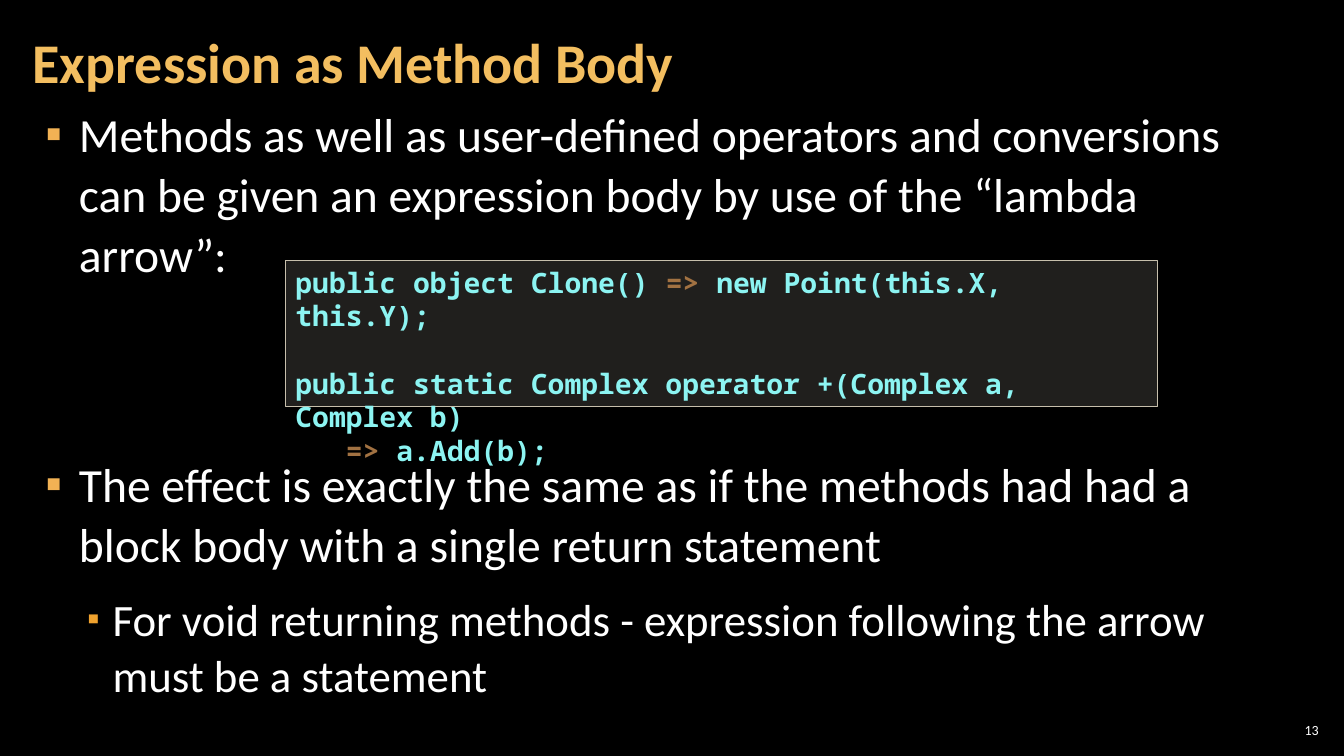
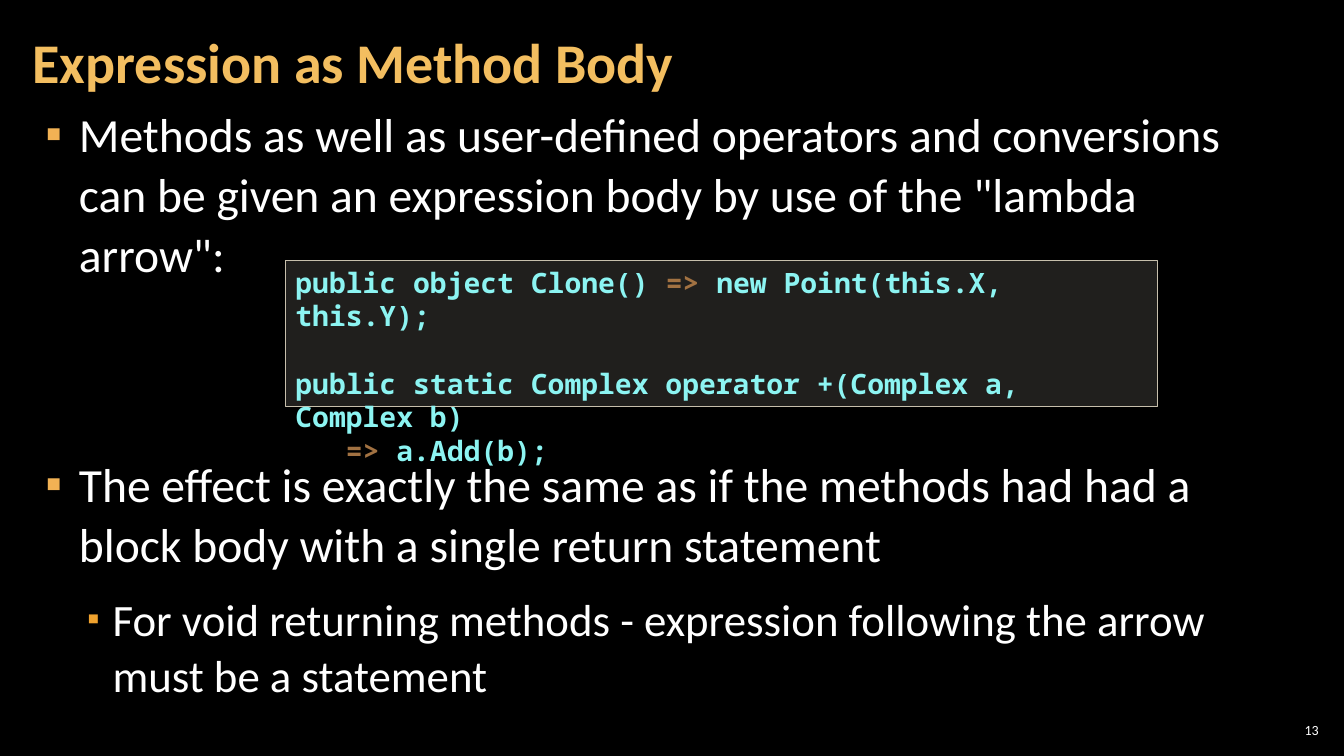
Before and after one commit to NikolayIT/CSharp-New-Features, a slide deck: slide 13 of docs/What is new in CSharp 6.0 and 7.0.pptx. Drawn at 1344x756 pixels with LibreOffice and Linux fonts; fonts in the diff are those of the drawing; background and template pictures are left out. Boxes give left, top, right and bottom in pixels: in the first picture for what was removed or moved away, otherwise in the second. Text is boxed around its words. In the diff, an @@ line names an element or a change of style, - is before the commit and + after.

```diff
--- a/docs/What is new in CSharp 6.0 and 7.0.pptx
+++ b/docs/What is new in CSharp 6.0 and 7.0.pptx
@@ text at (x1=79, y1=119, x2=1219, y2=273): text changed @@
-▪ Methods as well as user-defined operators and conversions can be given an expression body by use of the “lambda arrow”:
+▪ Methods as well as user-defined operators and conversions can be given an expression body by use of the "lambda arrow":
```
Also in this commit, not shown: 14 other slides changed.
